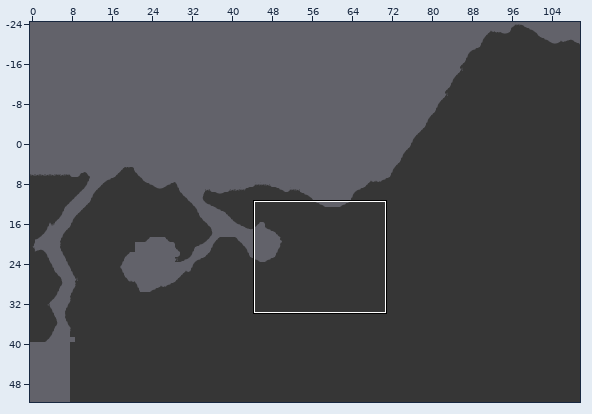
Level history. Tiled map (JSON): res/tilemaps/water_level_.json. The picture above shows the old version from afar; the outline marks the close-up.
Close-up. Before the edit:
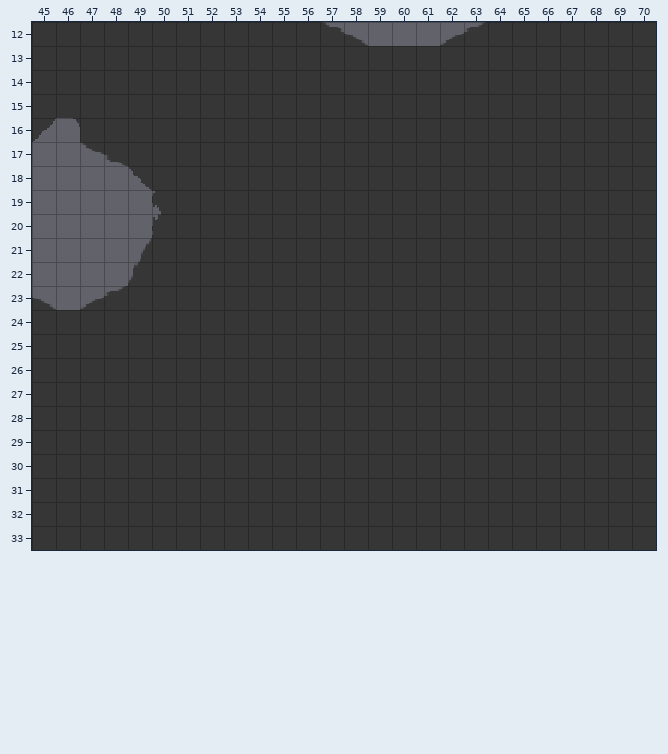
Cells are 16x16 px. Shown: x 45..70, y 12..33. The commit also changed other parts of the map, which this record leaves out. The old version is drawn lined up with the new one.
Once edited:
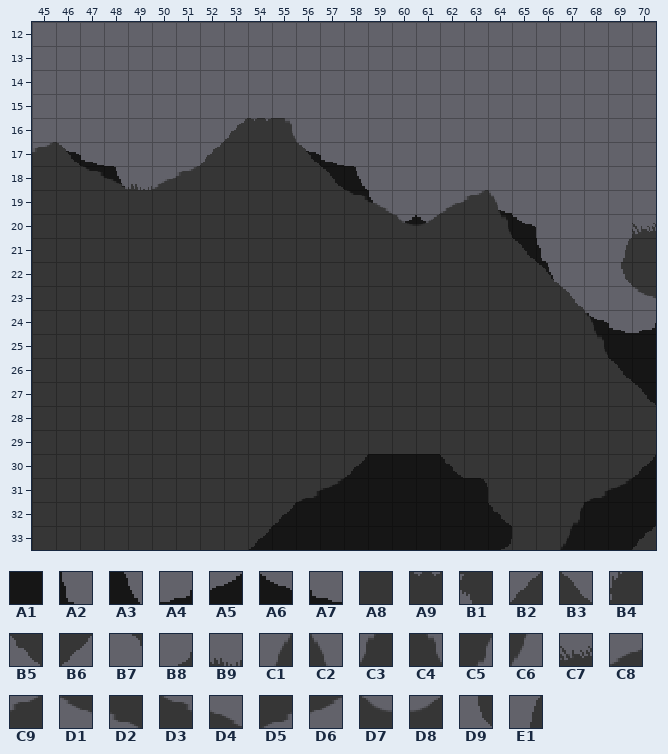
Key: from "gray_square": A1 0, A2 15, A3 17, A4 20, A5 21, A6 24, A7 25; from "mininicular": A8 0, A9 2, B1 4, B2 6, B3 7, B4 8, B5 10, B6 11, B7 15, B8 19, B9 26, C1 38, C2 39, C3 42, C4 43, C5 45, C6 49, C7 50, C8 52, C9 53, D1 56, D2 57, D3 60, D4 61, D5 64, D6 65, D7 66, D8 67, D9 76, E1 77.
__ is an empty cell.
Tiles replaced or removed in this view: A8, B1, B4, B5, B6, B7, C1, C3, C8, C9, D1, D2, D3, D4.
Tiles of an added or newly shown layer are drawn over the layers below it.
Change:
Changed rows in their new state; .. is an unchanged cell.
map size 150x100 -> 161x52 cells (old content now starts at 0,-48; both pictures use the new coordinates)
Layer "1" (added):
first column x 46:
17 A6 A7 .. .. .. .. .. .. .. .. A6 A7 .. .. .. .. .. .. .. .. .. .. .. .. ..
18 .. A1 A3 .. .. .. .. .. .. .. .. A1 A3 .. .. .. .. .. .. .. .. .. .. .. ..
19 .. .. .. .. .. .. .. .. .. .. .. .. A1 A2 .. .. .. .. A7 .. .. .. .. .. ..
20 .. .. .. .. .. .. .. .. .. .. .. .. .. .. A5 A6 .. .. A1 A6 .. .. .. .. ..
21 .. .. .. .. .. .. .. .. .. .. .. .. .. .. .. .. .. .. .. A1 A2 .. .. .. ..
22 .. .. .. .. .. .. .. .. .. .. .. .. .. .. .. .. .. .. .. .. A3 .. .. .. ..
24 .. .. .. .. .. .. .. .. .. .. .. .. .. .. .. .. .. .. .. .. .. .. A6 A7 A4
25 .. .. .. .. .. .. .. .. .. .. .. .. .. .. .. .. .. .. .. .. .. .. A1 A1 A1
26 .. .. .. .. .. .. .. .. .. .. .. .. .. .. .. .. .. .. .. .. .. .. .. A1 A1
27 .. .. .. .. .. .. .. .. .. .. .. .. .. .. .. .. .. .. .. .. .. .. .. .. A1
30 .. .. .. .. .. .. .. .. .. .. .. .. A1 A1 A1 A1 A1 .. .. .. .. .. .. .. A1
31 .. .. .. .. .. .. .. .. .. .. A1 A1 A1 A1 A1 A1 A1 A1 .. .. .. .. A1 A1 A1
32 .. .. .. .. .. .. .. .. .. A1 A1 A1 A1 A1 A1 A1 A1 A1 A1 .. .. A1 A1 A1 A1
33 .. .. .. .. .. .. .. .. A1 A1 A1 A1 A1 A1 A1 A1 A1 A1 A1 .. .. A1 A1 A1 A1
Layer "0":
first column x 45:
12 __ __ __ __ __ __ __ __ __ __ __ __ __ __ .. .. .. __ __ __ __ __ __ __ __ __
13 __ __ __ __ __ __ __ __ __ __ __ __ __ __ __ __ __ __ __ __ __ __ __ __ __ __
14 __ __ __ __ __ __ __ __ __ __ __ __ __ __ __ __ __ __ __ __ __ __ __ __ __ __
15 __ __ __ __ __ __ __ __ __ __ __ __ __ __ __ __ __ __ __ __ __ __ __ __ __ __
16 __ __ __ __ __ __ __ __ B2 A9 C4 __ __ __ __ __ __ __ __ __ __ __ __ __ __ __
17 C9 B3 __ __ __ __ __ B2 .. .. .. B3 __ __ __ __ __ __ __ __ __ __ __ __ __ __
18 A8 A8 D3 D4 B9 C8 C9 .. .. .. .. .. B3 __ __ __ __ __ __ __ __ __ __ __ __ __
19 A8 A8 A8 A8 A8 A8 .. .. .. .. .. .. .. D3 D4 __ __ C8 C9 C2 __ __ __ __ __ __
20 A8 A8 A8 A8 A8 A8 .. .. .. .. .. .. .. .. .. D7 D8 .. .. C4 __ __ __ __ __ C7
21 A8 A8 A8 A8 A8 .. .. .. .. .. .. .. .. .. .. .. .. .. .. .. B3 __ __ __ E1 ..
22 A8 A8 A8 A8 A8 .. .. .. .. .. .. .. .. .. .. .. .. .. .. .. .. B3 __ __ D9 ..
23 A8 A8 A8 A8 .. .. .. .. .. .. .. .. .. .. .. .. .. .. .. .. .. .. B3 __ __ D1
24 .. .. .. .. .. .. .. .. .. .. .. .. .. .. .. .. .. .. .. .. .. .. .. C2 __ __
25 .. .. .. .. .. .. .. .. .. .. .. .. .. .. .. .. .. .. .. .. .. .. .. C4 __ __
26 .. .. .. .. .. .. .. .. .. .. .. .. .. .. .. .. .. .. .. .. .. .. .. .. B3 __
27 .. .. .. .. .. .. .. .. .. .. .. .. .. .. .. .. .. .. .. .. .. .. .. .. .. B3
30 .. .. .. .. .. .. .. .. .. .. .. .. .. B6 __ __ __ B5 .. .. .. .. .. .. .. B6
31 .. .. .. .. .. .. .. .. .. .. .. D5 D6 __ __ __ __ __ B7 .. .. .. .. D5 D6 __
32 .. .. .. .. .. .. .. .. .. .. B6 __ __ __ __ __ __ __ __ B5 .. .. C5 __ __ __
33 .. .. .. .. .. .. .. .. .. B6 __ __ __ __ __ __ __ __ __ B8 .. .. C6 __ __ B2
Pixel boxes of the changes (left, top, right, bottom) in both close-ups:
changed: (32, 22, 656, 405)
changed: (249, 454, 512, 550)
changed: (561, 455, 656, 550)
